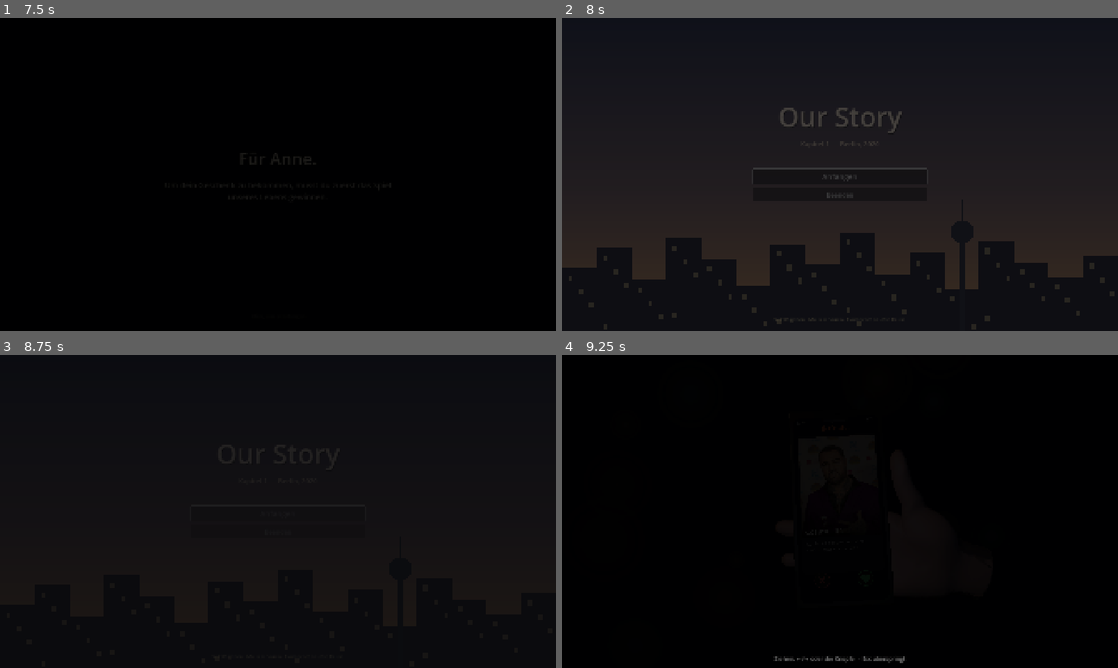
Above: before the commit, frames 1-4 (two rows, left to right).
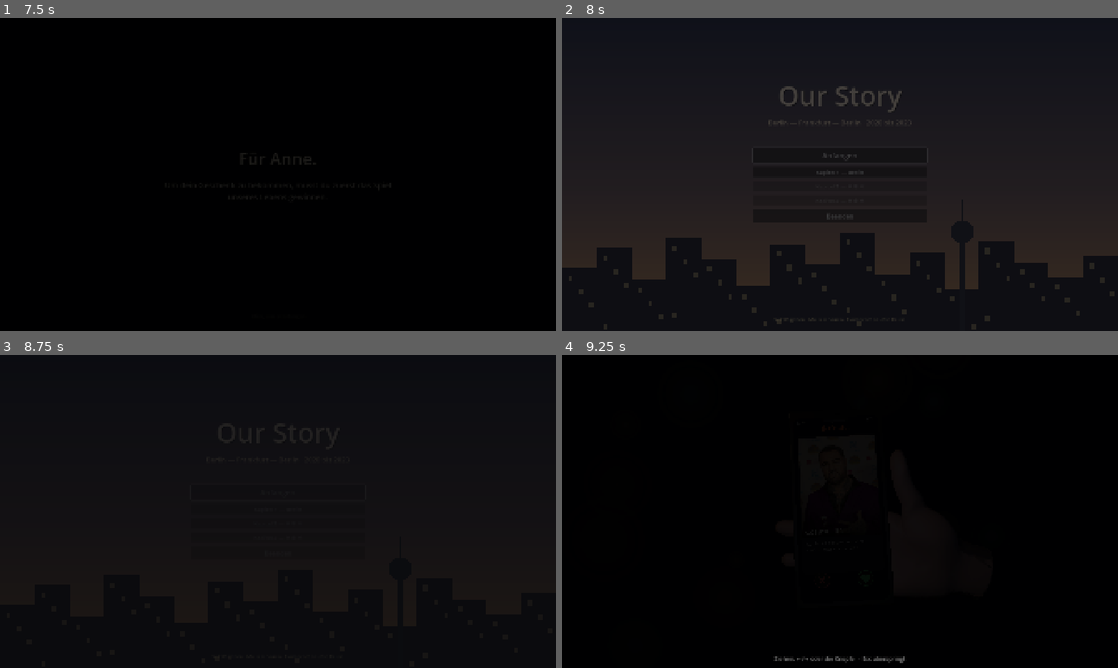
Above: after the commit, the same moments.

Repository: oliverschmied02-ai/random
Game: Godot game, scene res://ui/widmung.tscn
The game is run twice, just before and just after one commit, with the same random seed, the same clock (stepped at 60 frames per second) and the same inputs.
Inputs (mouse positions are in pixels of both pictures, inside the frame that each line leads up to):
- Up to frame 1 (7.5 s): tap Enter (ui_accept) at 0.5, 0.77, 1.25, 3.5, 3.77, 6.5, 6.77 s; move the mouse to (400, 158) at 0.52 s; hold D (move_right) 0.53-1.25 s; hold E (interact) 0.53-1.25 s; click (400, 158) at 0.67 s; drag from (166, 190) to (250, 237) at 1.27 s; move the mouse to (333, 105) at 2.02 s; hold D (move_right) 2.03-2.75 s; tap Left (look_left) at 2.1 s; drag from (250, 237) to (111, 127) at 2.77 s; move the mouse to (444, 221) at 3.52 s; hold A (move_left) 3.53-4.25 s; tap Up (look_up) at 3.6 s; drag from (111, 127) to (194, 96) at 4.27 s; move the mouse to (305, 174) at 5.02 s; press the mouse at (305, 174) at 5.03 s; hold S (move_back) 5.03-5.75 s; release the mouse at (305, 174) at 5.75 s; drag from (194, 96) to (166, 190) at 5.77 s; move the mouse to (400, 158) at 6.52 s; hold W (move_forward) 6.53-7.25 s; hold E (interact) 6.53-7.25 s; drag from (166, 190) to (250, 237) at 7.27 s
- Up to frame 2 (8 s): no input
- Up to frame 3 (8.75 s): click "Anfangen" at 8 s
- Up to frame 4 (9.25 s): tap Enter (ui_accept) at 8.75 s; move the mouse to (895, 442) at 8.77 s; hold S (move_back) from 8.78 s (still down); tap Left (look_left) at 8.85 s

Frame 1 is identical in both runs. In frame 2, 1.1% of the frame differs, in the area x 34-66%, y 21-58%; in frame 3, less than 0.1%; in frame 4, nothing differs.

Commit message:
Kapitelauswahl mit Spielstand; Verkehr fährt Kenney Car Kit
Kapitelauswahl: Man muss nicht mehr alles durchspielen, um zu einer
Szene zu kommen. Ein Autoload `Spielstand` merkt sich nach jedem
gewonnenen Minispiel die höchste erreichte Stufe in
user://spielstand.cfg; der Titelbildschirm baut darunter Knöpfe für
die freigeschalteten Kapitel. Gesperrte Einträge zeigen nur
"Kapitel n — * * *", damit die Hochzeit keine Überraschung verrät.
F9 auf dem Titel schaltet alles frei — der Werkstattschlüssel, damit
Oliver zum Testen nicht jedes Mal von vorn anfangen muss. Ein
niedrigerer Sieg setzt nie zurück.

Fahrzeuge: Der Autobahnverkehr fährt jetzt das Kenney Car Kit (CC0,
kenney.nl), acht zivile Typen, bezogen über den öffentlichen GitHub-
Spiegel kidscancode/3d_car_sphere (Herkunft und Lizenz in
assets/props/kenney/HERKUNFT.txt). Zwei Eigenheiten:
- Die GLBs kommen mit metallicFactor 1 auf allen Materialien und
  rendern ohne Spiegelumgebung schwarz — ein Binärpatch schreibt
  Metall/Rauheit auf Spielwerte um.
- Kenney-Fronten zeigen nach -Z; auto_bauen kapselt die Drehung in
  einen Halterknoten, alle Aufrufer bleiben unverändert.
Das Material paint* wird pro Exemplar in Flottenfarben getönt,
Kastenwagen und Lieferwagen bleiben weiß. Die selbstgebauten
Loft-Karosserien sind raus; tools/make_fahrzeuge.py bleibt als
Referenz.

Co-Authored-By: Claude Opus 5 <noreply@anthropic.com>
Claude-Session: https://claude.ai/code/session_01EWJp9CAKrTxjgZZDZyHhik

Diff:
--- a/chapters/berlin/chapter_berlin.gd
+++ b/chapters/berlin/chapter_berlin.gd
@@ -232,6 +232,7 @@
 
 
 func _auf_runde_geschafft(_punkte: int) -> void:
+	Spielstand.freischalten(1)
 	await _level_uebergang()
 	await _abschluss_szene()
 	kapitel_abgeschlossen.emit()
--- a/chapters/frankfurt/chapter_frankfurt.gd
+++ b/chapters/frankfurt/chapter_frankfurt.gd
@@ -133,6 +133,7 @@
 	_krug.starten()
 	await _aufblenden(0.9)
 	await _krug.runde_geschafft
+	Spielstand.freischalten(2)
 	await get_tree().create_timer(_wartezeit(2.4)).timeout
 	_krug.abschluss_uebernehmen()
 
--- a/chapters/frankfurt/kulisse_ffm.gd
+++ b/chapters/frankfurt/kulisse_ffm.gd
@@ -23,14 +23,24 @@
 const _BAUM := preload("res://assets/props/baum_tag.glb")
 const _AUTO := preload("res://assets/props/auto.glb")
 const _LKW := preload("res://assets/props/lkw.glb")
-## Die richtigen Karosserien für die Autobahn (tools/make_fahrzeuge.py).
-## Der Kastenwagen bleibt weiß — Handwerker fahren weiß —, Limousine und
-## Kombi werden pro Exemplar über das Material `autolack` eingefärbt.
+## Der Fahrzeugpark der Autobahn: das Kenney Car Kit (CC0, kenney.nl),
+## acht zivile Typen. Die Modelle kommen mit metallicFactor 1 und wurden
+## dafür einmalig gepatcht (siehe assets/props/kenney/HERKUNFT.txt);
+## das Material `paint*` wird pro Exemplar in Flottenfarben umgefärbt.
+## Kenney-Fronten zeigen nach -Z — `auto_bauen` dreht sie in die
+## Projekt-Konvention (+Z vorn), damit alle Aufrufer gleich bleiben.
 const _AUTOS: Array = [
-	preload("res://assets/props/auto_limo.glb"),
-	preload("res://assets/props/auto_kombi.glb"),
-	preload("res://assets/props/auto_van.glb"),
+	preload("res://assets/props/kenney/sedan.glb"),
+	preload("res://assets/props/kenney/sedanSports.glb"),
+	preload("res://assets/props/kenney/suv.glb"),
+	preload("res://assets/props/kenney/suvLuxury.glb"),
+	preload("res://assets/props/kenney/hatchbackSports.glb"),
+	preload("res://assets/props/kenney/van.glb"),
+	preload("res://assets/props/kenney/delivery.glb"),
+	preload("res://assets/props/kenney/truck.glb"),
 ]
+## Kenney-Einheiten sind kompakt — auf Straßenmaß gebracht.
+const _AUTO_MASSSTAB := 1.75
 ## Deutsche Flottenfarben: viel Silber, Schwarz und Weiß, wenig Buntes.
 const AUTO_FARBEN: Array[Color] = [
 	Color(0.72, 0.73, 0.75), Color(0.10, 0.10, 0.11), Color(0.90, 0.90, 0.88),
@@ -93,22 +103,27 @@
 ## hier. Der Rückgabeknoten ist noch nicht eingehängt.
 func auto_bauen(rng: RandomNumberGenerator) -> Node3D:
 	var wahl := rng.randi() % _AUTOS.size()
+	var halter := Node3D.new()
 	var auto := (_AUTOS[wahl] as PackedScene).instantiate() as Node3D
-	if wahl == 2:
-		return auto  # der Kastenwagen bleibt weiß
-	var ton: Color = AUTO_FARBEN[rng.randi() % AUTO_FARBEN.size()]
+	halter.add_child(auto)
+	auto.rotation.y = PI  # Kenney-Front -Z → Projekt-Konvention +Z
+	auto.scale = Vector3.ONE * _AUTO_MASSSTAB
+	# Kastenwagen und Lieferwagen bleiben weiß — Handwerker fahren weiß.
+	var ton: Color = Color.WHITE if wahl in [5, 6] \
+		else AUTO_FARBEN[rng.randi() % AUTO_FARBEN.size()]
 	for kind in auto.find_children("*", "MeshInstance3D", true, false):
 		var teil := kind as MeshInstance3D
 		if teil == null or teil.mesh == null:
 			continue
 		for s in teil.mesh.get_surface_count():
 			var material := teil.get_active_material(s) as BaseMaterial3D
-			if material == null or material.resource_name != "autolack":
+			if material == null \
+					or not material.resource_name.begins_with("paint"):
 				continue
 			var kopie := material.duplicate() as BaseMaterial3D
 			kopie.albedo_color = ton
 			teil.set_surface_override_material(s, kopie)
-	return auto
+	return halter
 
 
 ## Was einen fahrenden LKW von einem geschobenen Klotz unterscheidet:
--- a/chapters/hochzeit/chapter_hochzeit.gd
+++ b/chapters/hochzeit/chapter_hochzeit.gd
@@ -100,6 +100,7 @@
 
 
 func _auf_runde_geschafft() -> void:
+	Spielstand.freischalten(3)
 	_jubel.play()
 	await get_tree().create_timer(_wartezeit(2.6)).timeout
 	_strauss.abschluss_uebernehmen()
--- a/project.godot
+++ b/project.godot
@@ -14,6 +14,10 @@
 config/description="A personal stylized 3D story game. Chapter 1 — Berlin."
 run/main_scene="res://ui/widmung.tscn"
 config/features=PackedStringArray("4.5", "Forward Plus")
+
+[autoload]
+
+Spielstand="*res://systems/spielstand.gd"
 
 [audio]
 
--- /dev/null
+++ b/systems/spielstand.gd
@@ -0,0 +1,46 @@
+extends Node
+
+## Der Spielstand — was schon geschafft ist, über Neustarts hinweg.
+##
+## Bislang kannte das Spiel nur den einen Weg von der Widmung bis zum
+## Geschenk; wer das Fenster schloss, fing von vorn an. Jetzt merkt es
+## sich nach jedem gewonnenen Minispiel die höchste erreichte Stufe in
+## `user://spielstand.cfg`, und der Titelbildschirm bietet die schon
+## erreichten Kapitel direkt an.
+##
+## Die Stufen:
+##   0 — nichts geschafft (nur „Anfangen")
+##   1 — Berlin gewonnen  → Kapitel 2 wählbar
+##   2 — Frankfurt gewonnen → Kapitel 3 wählbar
+##   3 — Hochzeit gewonnen → alles offen
+##
+## Für die Entwicklung (und für Oliver): F9 auf dem Titelbildschirm
+## schaltet alles frei — siehe title_screen.gd.
+
+const PFAD := "user://spielstand.cfg"
+
+## Höchste freigeschaltete Stufe (siehe oben).
+var erreicht: int = 0
+
+
+func _ready() -> void:
+	laden()
+
+
+func laden() -> void:
+	var ablage := ConfigFile.new()
+	if ablage.load(PFAD) != OK:
+		return
+	erreicht = int(ablage.get_value("fortschritt", "erreicht", 0))
+
+
+## Nach einem Kapitelsieg aufrufen — hebt die Stufe an und speichert.
+## Ein niedrigerer Wert setzt nie zurück: wer Kapitel 1 noch einmal
+## spielt, verliert nicht den Zugang zu Kapitel 3.
+func freischalten(stufe: int) -> void:
+	if stufe <= erreicht:
+		return
+	erreicht = stufe
+	var ablage := ConfigFile.new()
+	ablage.set_value("fortschritt", "erreicht", erreicht)
+	ablage.save(PFAD)
--- /dev/null
+++ b/tools/_shot_kenney.gd
@@ -0,0 +1,61 @@
+# Werkzeug: rendert die Kenney-Fahrzeuge als Parade. Nur Entwicklung.
+extends SceneTree
+
+
+func _schuss(name: String) -> void:
+	await process_frame
+	await process_frame
+	var bild := root.get_viewport().get_texture().get_image()
+	DirAccess.make_dir_recursive_absolute("user://shots")
+	bild.save_png("user://shots/%s.png" % name)
+	print("Schuss: ", name)
+
+
+func _init() -> void:
+	call_deferred("_los")
+
+
+func _los() -> void:
+	var buehne := Node3D.new()
+	root.add_child(buehne)
+	var umgebung := WorldEnvironment.new()
+	var env := Environment.new()
+	env.background_mode = Environment.BG_COLOR
+	env.background_color = Color(0.55, 0.6, 0.66)
+	env.ambient_light_source = Environment.AMBIENT_SOURCE_COLOR
+	env.ambient_light_color = Color(0.85, 0.87, 0.9)
+	env.ambient_light_energy = 0.85
+	umgebung.environment = env
+	buehne.add_child(umgebung)
+	var sonne := DirectionalLight3D.new()
+	sonne.rotation_degrees = Vector3(-45, 35, 0)
+	sonne.light_energy = 1.2
+	sonne.shadow_enabled = true
+	buehne.add_child(sonne)
+	var boden := MeshInstance3D.new()
+	var platte := BoxMesh.new()
+	platte.size = Vector3(60, 0.1, 30)
+	var grau := StandardMaterial3D.new()
+	grau.albedo_color = Color(0.4, 0.41, 0.43)
+	platte.material = grau
+	boden.mesh = platte
+	buehne.add_child(boden)
+	boden.position.y = -0.05
+
+	var namen := ["sedan", "sedanSports", "suv", "suvLuxury",
+		"hatchbackSports", "van", "delivery", "truck"]
+	for i in namen.size():
+		var wagen := (load("res://assets/props/kenney/%s.glb" % namen[i])
+			as PackedScene).instantiate() as Node3D
+		buehne.add_child(wagen)
+		wagen.scale = Vector3.ONE * 1.75
+		wagen.position = Vector3((i - 3.5) * 4.0, 0, 0)
+		wagen.rotation.y = 0.5
+
+	var kamera := Camera3D.new()
+	buehne.add_child(kamera)
+	kamera.current = true
+	kamera.global_position = Vector3(-6.0, 4.0, -14.0)
+	kamera.look_at(Vector3(0, 0.8, 0.5))
+	await _schuss("kenney_parade")
+	quit(0)
--- /dev/null
+++ b/tools/_shot_titel.gd
@@ -0,0 +1,30 @@
+# Werkzeug: rendert den Titelbildschirm — gesperrt und freigeschaltet.
+extends SceneTree
+
+
+func _schuss(name: String) -> void:
+	await process_frame
+	await process_frame
+	var bild := root.get_viewport().get_texture().get_image()
+	DirAccess.make_dir_recursive_absolute("user://shots")
+	bild.save_png("user://shots/%s.png" % name)
+	print("Schuss: ", name)
+
+
+func _init() -> void:
+	call_deferred("_los")
+
+
+func _los() -> void:
+	var titel := (load("res://ui/title_screen.tscn") as PackedScene).instantiate()
+	root.add_child(titel)
+	await create_timer(2.0).timeout
+	await _schuss("titel_gesperrt")
+	var stand := root.get_node_or_null("/root/Spielstand")
+	print("Spielstand-Autoload vorhanden: ", stand != null)
+	if stand != null:
+		stand.erreicht = 3
+	titel._kapitelwahl_bauen()
+	await create_timer(0.3).timeout
+	await _schuss("titel_frei")
+	quit(0)
--- a/ui/title_screen.gd
+++ b/ui/title_screen.gd
@@ -36,13 +36,64 @@
 	_schwarz.color.a = 1.0
 	create_tween().tween_property(_schwarz, ^"color:a", 0.0, aufblenden_dauer)
 
+	_kapitelwahl_bauen()
+
+
+## Die Kapitel, die man direkt anspringen kann — jede Stufe wird erst
+## nach dem Sieg im Kapitel davor frei (Spielstand). Gesperrte Einträge
+## zeigen keine Namen: das dritte Kapitel soll keine Überraschung
+## verraten, bevor man dort ankommt.
+const _KAPITEL: Array = [
+	["Kapitel 1 — Berlin", "res://chapters/berlin/berlin_chapter.tscn", 0],
+	["Kapitel 2 — Frankfurt", "res://chapters/frankfurt/frankfurt_chapter.tscn", 1],
+	["Kapitel 3 — Hochzeit", "res://chapters/hochzeit/hochzeit_chapter.tscn", 2],
+]
+
+var _kapitel_knoepfe: Array = []
+
+
+func _kapitelwahl_bauen() -> void:
+	for alt in _kapitel_knoepfe:
+		(alt as Node).queue_free()
+	_kapitel_knoepfe.clear()
+	var kiste := _anfangen.get_parent()
+	var vor_beenden := _beenden.get_index()
+	for eintrag: Array in _KAPITEL:
+		var frei: bool = Spielstand.erreicht >= int(eintrag[2])
+		var knopf := Button.new()
+		knopf.text = eintrag[0] if frei \
+			else "Kapitel %d — ✻ ✻ ✻" % (int(eintrag[2]) + 1)
+		knopf.disabled = not frei
+		knopf.add_theme_font_size_override("font_size", 19)
+		kiste.add_child(knopf)
+		kiste.move_child(knopf, vor_beenden)
+		vor_beenden += 1
+		if frei:
+			knopf.pressed.connect(_wechsel_zu.bind(String(eintrag[1])))
+		_kapitel_knoepfe.append(knopf)
+
+
+func _unhandled_key_input(event: InputEvent) -> void:
+	# F9: alles freischalten — der Werkstattschlüssel, damit Oliver zum
+	# Testen nicht jedes Mal alle Kapitel durchspielen muss.
+	var taste := event as InputEventKey
+	if taste != null and taste.pressed and taste.keycode == KEY_F9:
+		Spielstand.freischalten(3)
+		_kapitelwahl_bauen()
+
 
 func _auf_anfangen() -> void:
+	_wechsel_zu(kapitel)
+
+
+func _wechsel_zu(szene: String) -> void:
 	if _wechselt:
 		return
 	_wechselt = true
 	_anfangen.disabled = true
 	_beenden.disabled = true
+	for knopf in _kapitel_knoepfe:
+		(knopf as Button).disabled = true
 	_klick.play()
 
 	var ablauf := create_tween().set_parallel(true)
@@ -50,7 +101,7 @@
 	ablauf.tween_property(_musik, ^"volume_db", -40.0, abblenden_dauer)
 	await ablauf.finished
 
-	get_tree().change_scene_to_file(kapitel)
+	get_tree().change_scene_to_file(szene)
 
 
 func _auf_beenden() -> void:
--- a/ui/title_screen.tscn
+++ b/ui/title_screen.tscn
@@ -78,7 +78,7 @@
 layout_mode = 2
 theme_override_colors/font_color = Color(0.937255, 0.858824, 0.752941, 1)
 theme_override_font_sizes/font_size = 24
-text = "Kapitel 1 — Berlin, 2020"
+text = "Berlin — Frankfurt — Berlin · 2020 bis 2023"
 horizontal_alignment = 1
 
 [node name="Abstand" type="Control" parent="Mitte/VBox"]
Binary file removed: assets/props/auto_kombi.glb
Not shown, removed: assets/props/auto_kombi.glb.import
Binary file removed: assets/props/auto_limo.glb
Not shown, removed: assets/props/auto_limo.glb.import
Binary file removed: assets/props/auto_van.glb
Not shown, removed: assets/props/auto_van.glb.import
Not shown, added: assets/props/kenney/HERKUNFT.txt
Binary file added: assets/props/kenney/delivery.glb
Not shown, added: assets/props/kenney/delivery.glb.import
Binary file added: assets/props/kenney/hatchbackSports.glb
Not shown, added: assets/props/kenney/hatchbackSports.glb.import
Binary file added: assets/props/kenney/sedan.glb
(and 18 more such lines)
